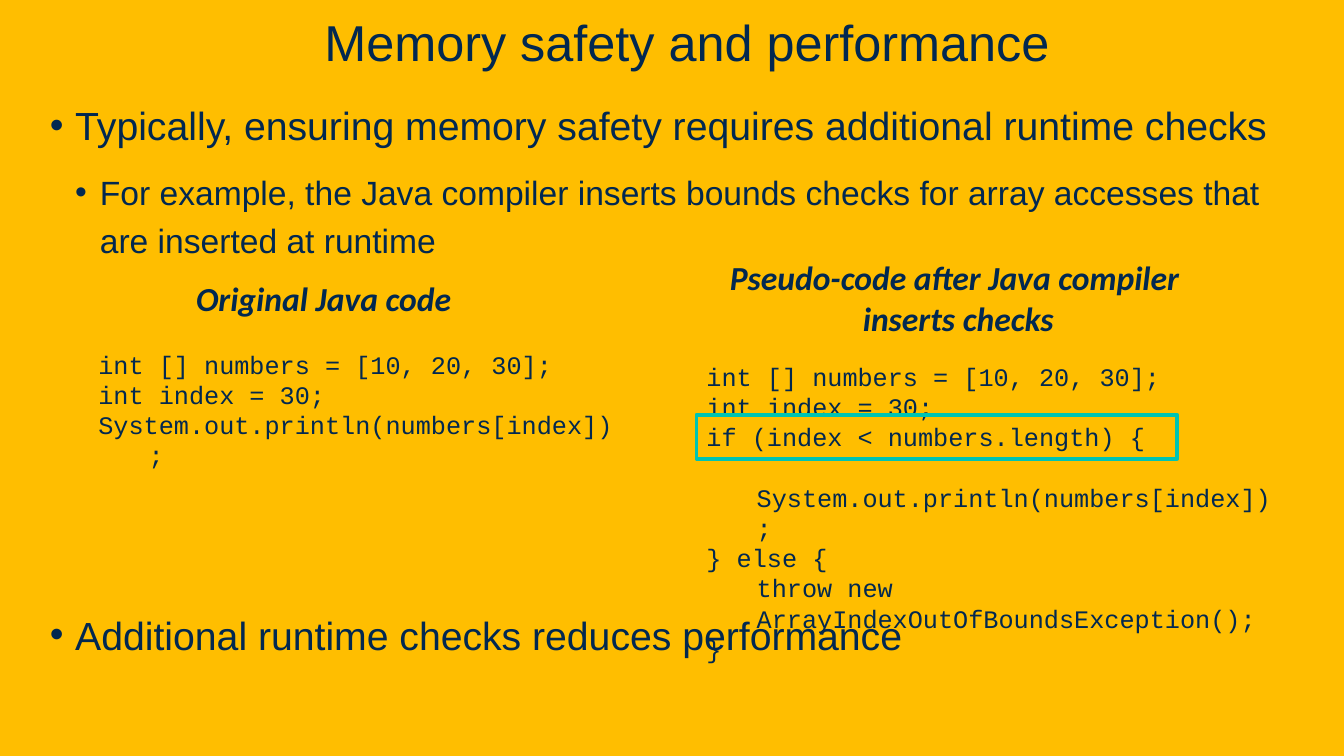
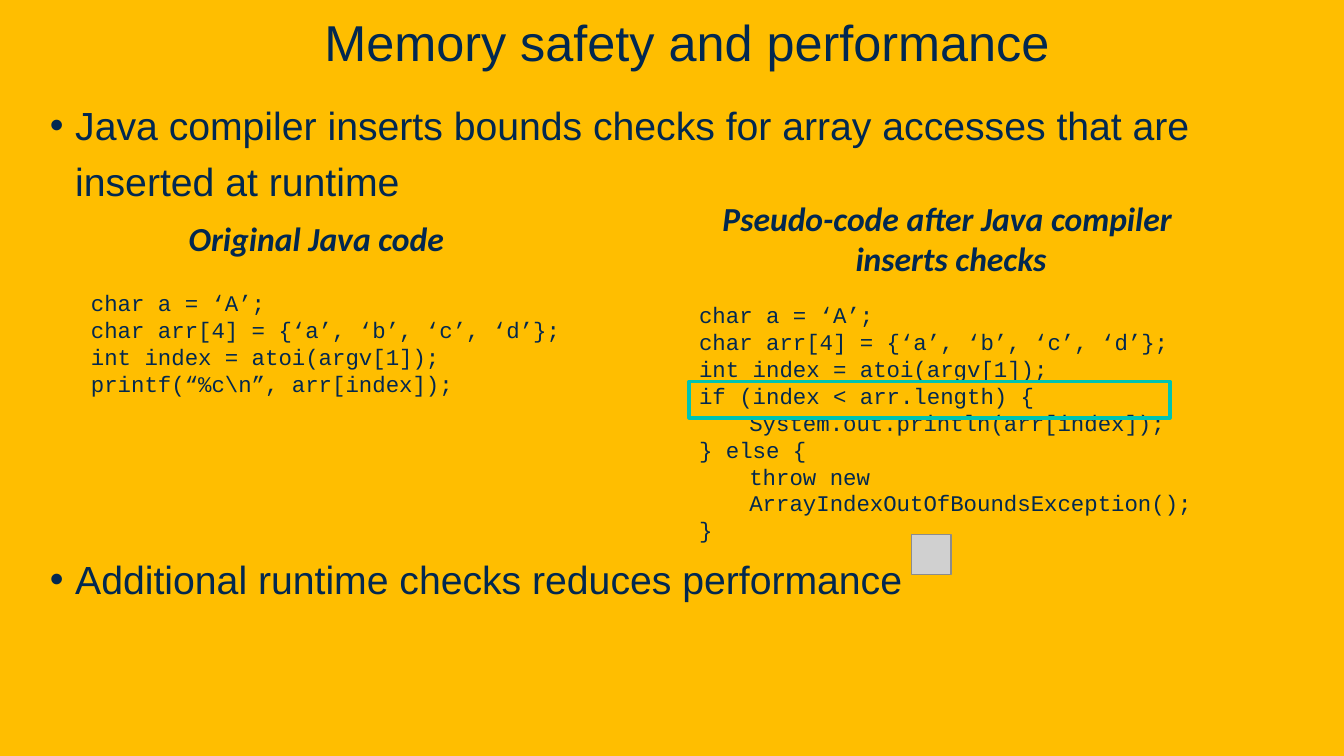
Before and after one commit to davsec-teaching/ECS160-Winter2025, a slide deck: slide 7 of slides/9_software_security.pptx. Drawn at 1344x756 pixels with LibreOffice and Linux fonts; fonts in the diff are those of the drawing; grey boxes stand for pictures; background and template pictures are left out. Boxes give left, top, right and bottom in pixels: in the first picture for what was removed or moved away, otherwise in the second. Text is boxed around its words. In the diff, an @@ line names an element or a change of style, - is before the commit and + after.

Commit message:
Update slides

```diff
--- a/slides/9_software_security.pptx
+++ b/slides/9_software_security.pptx
@@ text at bbox=[75, 111, 1190, 197]: text changed; size 24 to 28 pt @@
-• Typically, ensuring memory safety requires additional runtime checks
-  • For example, the Java compiler inserts bounds checks for array accesses that are inserted at runtime
+• Java compiler inserts bounds checks for array accesses that are inserted at runtime
@@ text "Pseudo-code after Java compiler": place and size @@
-text "Pseudo-code after Java compiler" at bbox=[730, 266, 1179, 332]
+text "Pseudo-code after Java compiler" at bbox=[722, 207, 1172, 272]
@@ text "Original Java code": place and size @@
-text "Original Java code" at bbox=[196, 287, 451, 317]
+text "Original Java code" at bbox=[189, 227, 443, 257]
@@ text at bbox=[91, 295, 560, 397]: text changed; size 18 to 16 pt @@
-  int [] numbers = [10, 20, 30];
-  int index = 30;
-  System.out.println(numbers[index]);
+char a = ‘A’;
+char arr[4] = {‘a’, ‘b’, ‘c’, ‘d’};
+int index = atoi(argv[1]);
+printf(“%c\n”, arr[index]);
@@ text "char a = ‘A’; char ...": place and size @@
-text "char a = ‘A’; char ..." at bbox=[706, 367, 1271, 598]
+text "char a = ‘A’; char ..." at bbox=[699, 307, 1191, 516]
@@ text at bbox=[699, 307, 1168, 436]: text changed; size 18 to 16 pt @@
-  int [] numbers = [10, 20, 30];
-  int index = 30;
-  if (index < numbers.length) {
-  System.out.println(numbers[index]);
+char a = ‘A’;
+char arr[4] = {‘a’, ‘b’, ‘c’, ‘d’};
+int index = atoi(argv[1]);
+if (index < arr.length) {
+  System.out.println(arr[index]);
@@ rectangle: place and size @@
-rectangle at bbox=[697, 415, 1178, 460]
+rectangle at bbox=[690, 382, 1171, 418]
@@ text at bbox=[726, 442, 1191, 516]: size 18 to 16 pt in "} else {", "throw new ArrayIndexOutOfBoundsException();", "}" @@
@@ picture added at bbox=[911, 534, 952, 575] @@
```
Also in this commit, not shown: 18 other slides changed, 41 slides added, 1 slide removed, 1 other file.
